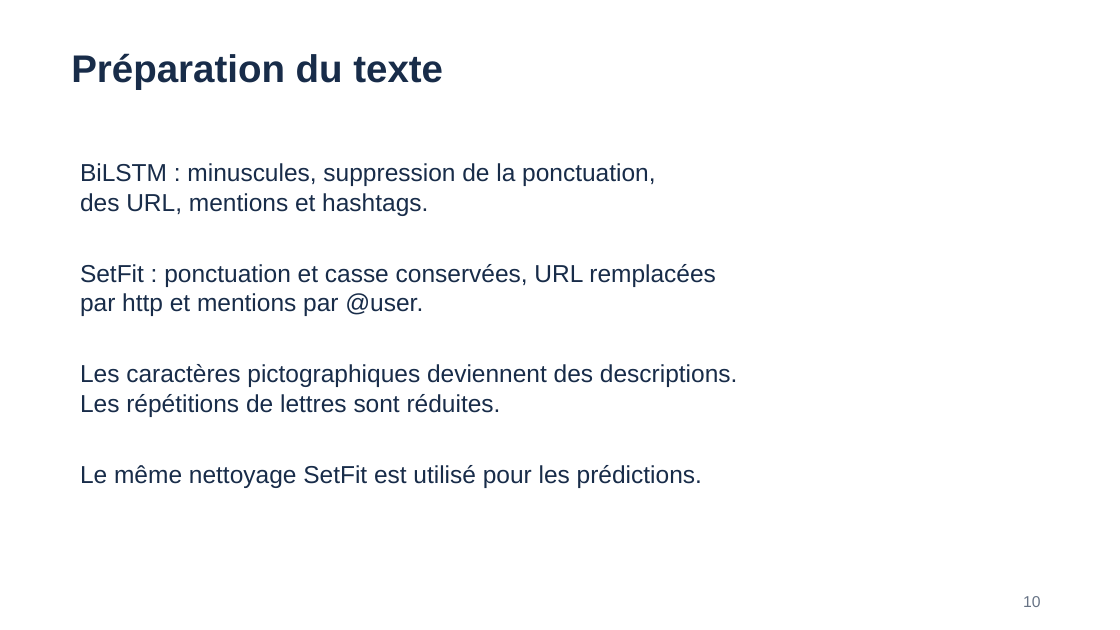
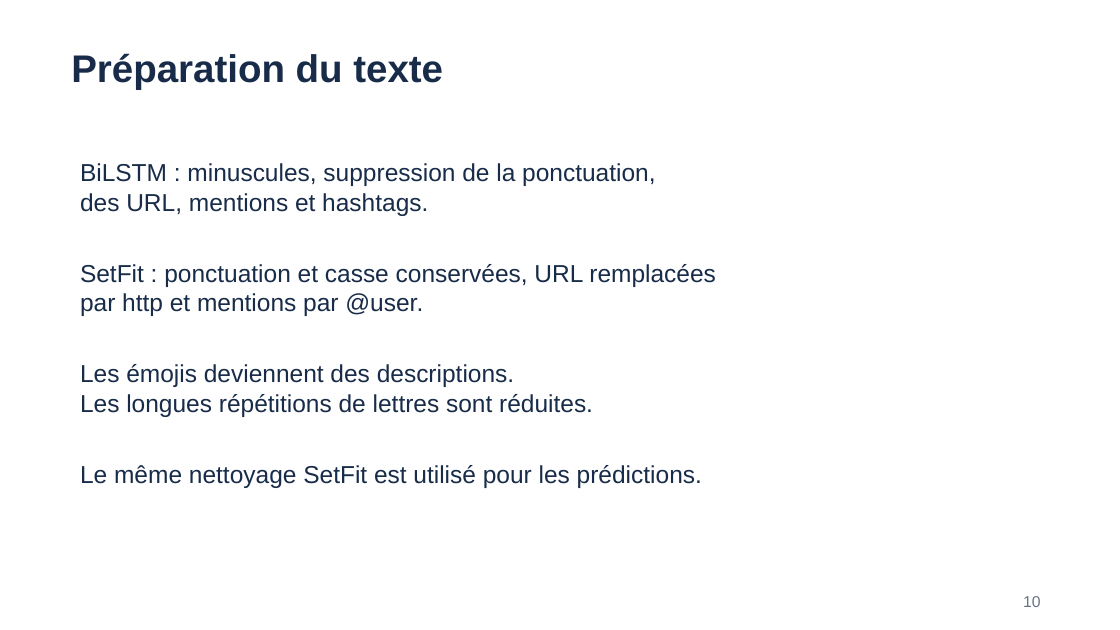
Before and after one commit to CaNaLLx/OpenClassrooms_projet_9, a slide deck: slide 10 of Livrables/CHARDON_Allan_5_presentation_082026.pptx. Drawn at 1120x630 pixels with LibreOffice and Linux fonts; fonts in the diff are those of the drawing. Boxes give left, top, right and bottom in pixels: in the first picture for what was removed or moved away, otherwise in the second. Text is boxed around its words. In the diff, an @@ line names an element or a change of style, - is before the commit and + after.

```diff
--- a/Livrables/CHARDON_Allan_5_presentation_082026.pptx
+++ b/Livrables/CHARDON_Allan_5_presentation_082026.pptx
@@ text at [80,364,593,417]: text changed @@
-Les caractères pictographiques deviennent des descriptions.
-Les répétitions de lettres sont réduites.
+Les émojis deviennent des descriptions.
+Les longues répétitions de lettres sont réduites.
```
Also in this commit, not shown: 15 other slides changed, 15 other files.
